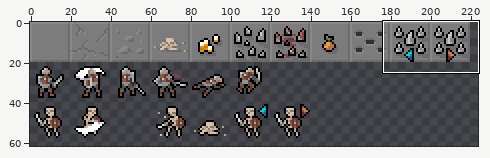
Edited in one commit: sprite sheet (sprites/tileset.png). The first picture is a wide view before the edit; the outline marks the close-up.
Close-up. Old version:
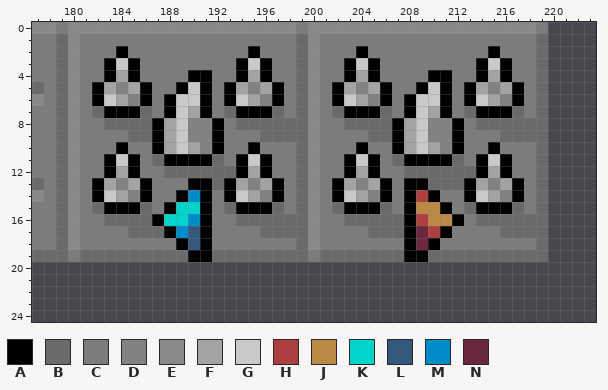
The file is 400x100 pixels. Colours within 5 levels of each other are drawn and written as one. Shown: x 177..223, y 0..24. The wide view leaves out empty margins.
Palette (. is transparent): A #000000  B #6b6b6b  C #7c7c7c  D #828282  E #898989  F #a3a3a3  G #c9c9c9  H #af3f3f  J #ba8943  K #00d4cb  L #36587c  M #008ccb  N #6b2640
Pixels before, first column x 177:
 0 EECEEEEEEEEEEEEEEEEEEECEEEEEEEEEEEEEEEEEEEC
 1 CCBECCCCCCCCCCCCCCCCCCBECCCCCCCCCCCCCCCCCCB
 2 CCBECCCACCCCCCCCCCACCCBECCCACCCCCCCCCCACCCB
 3 CCBECCAGACCCCCCCCAGACCBECCAGACCCCCCCCAGACCB
 4 CCBECCAFACCCCAACCAFACCBECCAFACCCCAACCAFACCB
 5 BCBECAFDFACCAGACAFDFACBECAFDFACCAGACAFDFACB
 6 ECBECAGFDACAGGACAGFDACBECAGFDACAGGACAGFDACB
 7 CCBECBAAABCAGFACBAAABCBECBAAABCAGFACBAAABCB
 8 CCBECCBBBBAFGDDACBBBBBBECCBBBBAFGDDACBBBBBB
 9 CCBECCCCBBAFGDDACCCBBBBECCCCBBAFGDDACCCBBBB
10 CCBECCCACCAFGFDACCACCCBECCCACCAFGFDACCACCCB
11 CCBECCAGACBAAAABCAGACCBECCAGACBAAAABCAGACCB
12 CCBECCAFACCBBBBBBAFACCBECCAFACCBBBBBBAFACCB
13 BCBECAFDFACCCAABAFDFACBECAFDFACAABBBAFDFACB
14 ECBECAGFDACCAMACAGFDACBECAGFDACAHACCAGFDACB
15 CCBECBAAABCAKKACBAAABCBECBAAABCAJJACBAAABCB
16 CCBECCBBBBAKKMACCBBBBBBECCBBBBBAHJJACBBBBBB
17 CCBECCCCBBBAMLACCCCBBBBECCCCBBBANHACCCCBBBB
18 CCBECCCCCCCCALACCCCCCCBECCCCCCCANACCCCCCCCB
19 BBBCBBBBBBBBBAABBBBBBBBCBBBBBBBAABBBBBBBBBB
The same view after the edit:
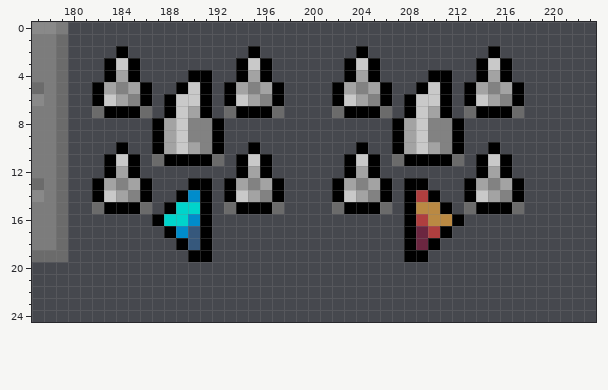
Changes in this commit:
Colour B is removed in rows 1 to 7 at x 199 and 219; in row 8 at x 183 to 186, 194 to 199, 203 to 206 and 214 to 219; in row 9 at x 185 to 186, 196 to 199, 205 to 206 and 216 to 219; in rows 10 to 11 at x 199 and 219; in row 12 at x 188 to 193, 199, 208 to 213 and 219; in row 13 at x 192, 199, 210 to 212 and 219.
Colour B is removed in rows 14 to 15 at x 199 and 219; in row 16 at x 183 to 186, 194 to 199, 203 to 207 and 214 to 219; in row 17 at x 185 to 187, 196 to 199, 205 to 207 and 216 to 219; in row 18 at x 199 and 219; in row 19 at x 181 to 189, 192 to 199, 201 to 207 and 210 to 219.
Colour C is removed in row 0 at x 199 and 219; in row 1 at x 181 to 198 and 201 to 218; in row 2 at x 181 to 183, 185 to 194, 196 to 198, 201 to 203, 205 to 214 and 216 to 218; in row 3 at x 181 to 182, 186 to 193, 197 to 198, 201 to 202, 206 to 213 and 217 to 218; in row 4 at x 181 to 182, 186 to 189, 192 to 193, 197 to 198, 201 to 202, 206 to 209, 212 to 213 and 217 to 218; in row 5 at x 181, 187 to 188, 192, 198, 201, 207 to 208, 212 and 218.
Colour C is removed in rows 6 to 7 at x 181, 187, 192, 198, 201, 207, 212 and 218; in row 8 at x 181 to 182, 193, 201 to 202 and 213; in row 9 at x 181 to 184, 193 to 195, 201 to 204 and 213 to 215; in row 10 at x 181 to 183, 185 to 186, 193 to 194, 196 to 198, 201 to 203, 205 to 206, 213 to 214 and 216 to 218; in row 11 at x 181 to 182, 186, 193, 197 to 198, 201 to 202, 206, 213 and 217 to 218; in row 12 at x 181 to 182, 186 to 187, 197 to 198, 201 to 202, 206 to 207 and 217 to 218.
Colour C is removed in row 13 at x 181, 187 to 189, 198, 201, 207 and 218; in row 14 at x 181, 187 to 188, 192, 198, 201, 207, 211 to 212 and 218; in row 15 at x 181, 187, 192, 198, 201, 207, 212 and 218; in row 16 at x 181 to 182, 192 to 193, 201 to 202 and 213; in row 17 at x 181 to 184, 192 to 195, 201 to 204 and 212 to 215; in row 18 at x 181 to 188, 192 to 198, 201 to 207 and 211 to 218.
Colour C is removed in row 19 at x 180 and 200.
Colour E is removed in row 0 at x 180 to 198 and 200 to 218; in rows 1 to 18 at x 180 and 200.
